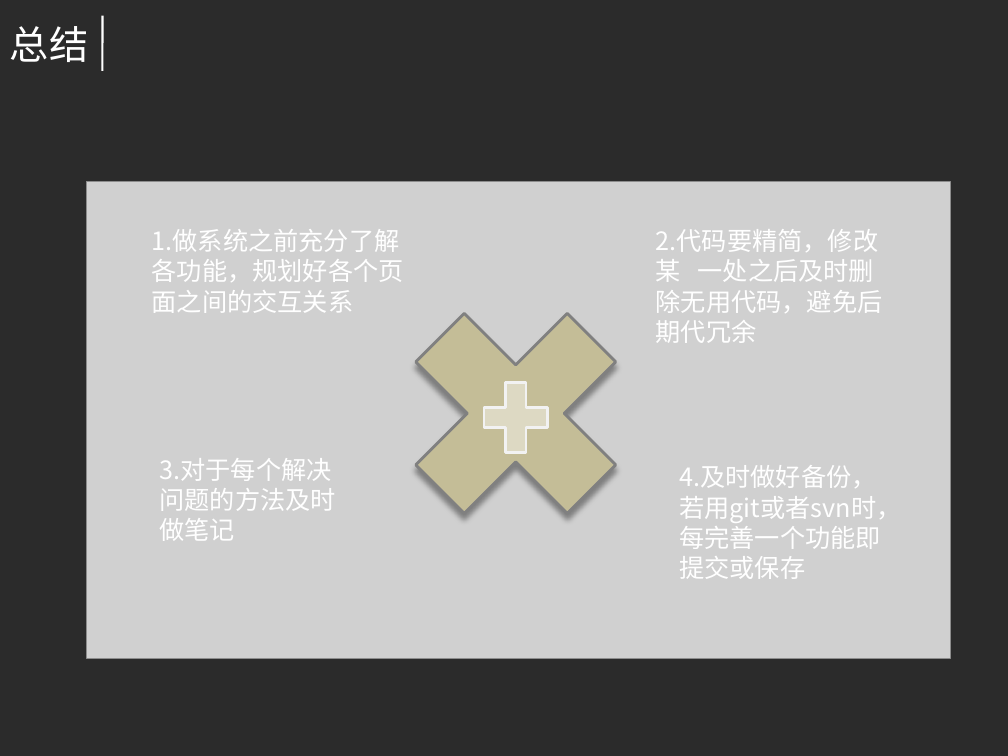
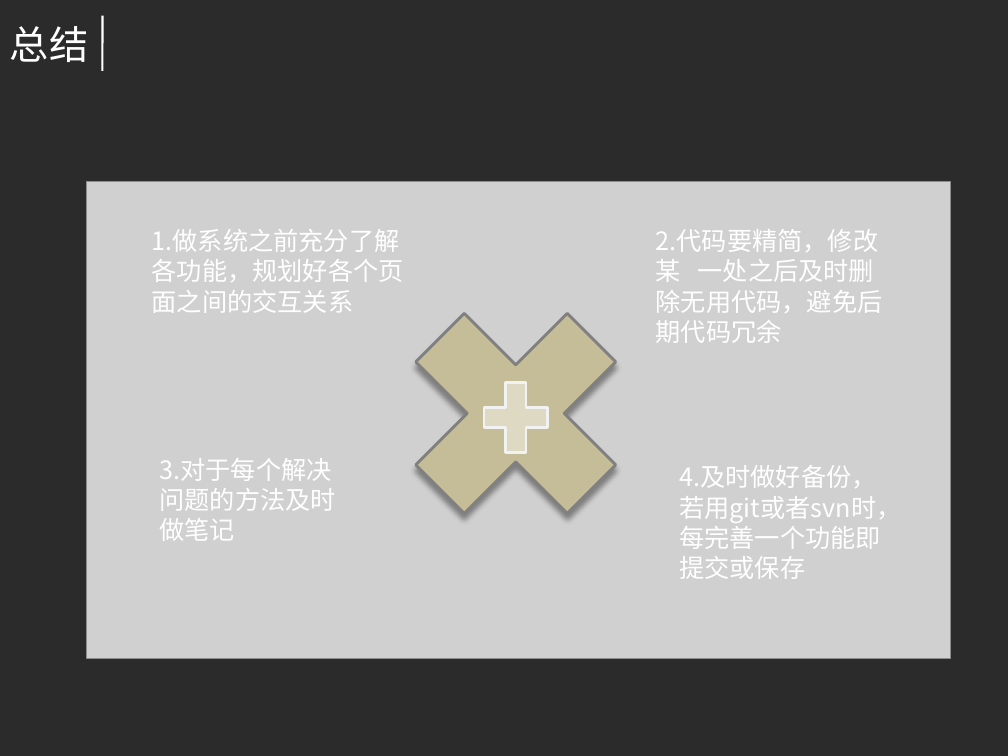
Before and after one commit to lililna/MyBibased, a slide deck: slide 11 of public/论文完整/娜答辩.pptx (slide 10 before the commit). Drawn at 1008x756 pixels with LibreOffice and Linux fonts; fonts in the diff are those of the drawing; grey boxes stand for pictures; background and template pictures are left out; a plain dark background stands for a picture behind light text. Boxes give left, top, right and bottom in pixels: in the first picture for what was removed or moved away, otherwise in the second. Text is boxed around its words. In the diff, an @@ line names an element or a change of style, - is before the commit and + after.

```diff
--- a/public/论文完整/娜答辩.pptx
+++ b/public/论文完整/娜答辩.pptx
@@ text at bbox=[656, 229, 883, 343]: text changed @@
-2.代码要精简，修改某 一处之后及时删除无用代码，避免后期代冗余
+2.代码要精简，修改某 一处之后及时删除无用代码，避免后期代码冗余
```
Also in this commit, not shown: 4 other slides changed, 1 slide added, 1 other file.
